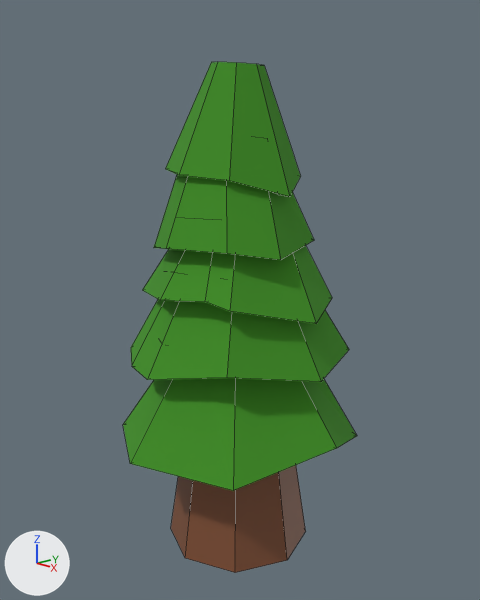
What one commit did to the Blender file Assets/Models/tree3.blend.
The view is the same before and after, from a 50 mm lens placed at (6.43, -5.96, 4.7), pointed at (0.02, 0.02, 2.51). Lighting does not change. The marker at lower left points along +X, +Y and +Z. Mesh edges are drawn as thin lines.

The older version as bpy lines, for what is in view:
```python
me_cylinder = bpy.data.meshes.new('Cylinder')
me_cylinder.from_pydata(...)  # an 8-sided cut cone along z (radius 1.0 at the low end, 0.7 at the high end) spanning x -1.0..1.0, y -1.0..1.0, z -1.0..1.0
me_cylinder.materials.append(mat_material)  # brown #7f4f33
me_cylinder_001 = bpy.data.meshes.new('Cylinder.001')
me_cylinder_001.from_pydata(...)  # 32 vertices, 26 faces; spans x -1.31..1.29, y -1.3..1.24, z -1.48..0.4
me_cylinder_001.materials.append(mat_material_004)  # green #3f9021
me_cylinder_006 = bpy.data.meshes.new('Cylinder.006')
me_cylinder_006.from_pydata(...)  # 32 vertices, 26 faces; spans x -0.86..1.14, y -1.0..1.0, z -1.14..0.1
me_cylinder_006.materials.append(mat_material_004)  # green #3f9021
ob_cylinder = bpy.data.objects.new('Cylinder', me_cylinder)
ob_cylinder.location = (0.0, 0.0, 0.0)
ob_cylinder_001 = bpy.data.objects.new('Cylinder.001', me_cylinder_001)
ob_cylinder_001.location = (0.0, 0.0, 1.8)
ob_cylinder_001.scale = (1.29, 1.29, 1.0)
ob_cylinder_006 = bpy.data.objects.new('Cylinder.006', me_cylinder_006)
ob_cylinder_006.location = (0.05, -0.05, 5.42)
ob_cylinder_006.rotation_euler = (0.000382, 0.0738, -0.00618)  # degrees (0, 4.2, -0.4)
ob_cylinder_006.scale = (0.879, 0.877, 1.21)
# also in view: 'Cylinder.004' at (0.05, -0.01, 3.02); 'Cylinder.005' at (-0.01, -0.08, 3.82); 'Cylinder.002' at (-0.03, -0.02, 2.34)
```
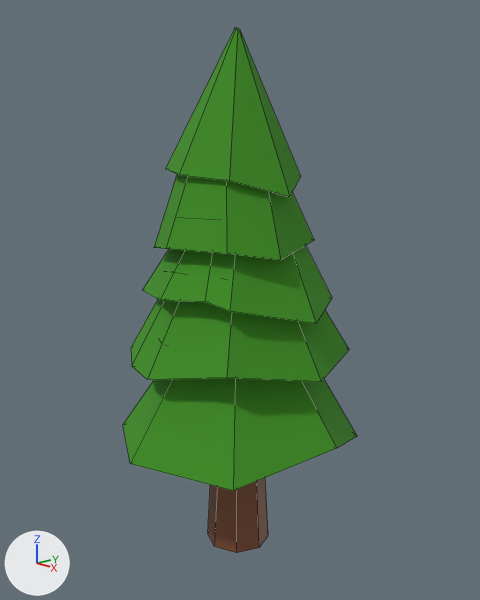
Commit message: changed tree

Changed parts and their boxes [x1, y1, x2, y2] in the pictures (480 x 600 px):
'Cylinder.006', reshaped (26% taller)
    before: [166, 62, 301, 197]
    after: [166, 27, 301, 197]
'Cylinder', rescaled
    before: [171, 465, 305, 573]
    after: [208, 478, 268, 553]

The change in detail:
me_cylinder_006 has 32 vertices, 26 faces and spans x -0.86..1.14, y -1.0..1.0, z -1.14..0.1.
me_cylinder_006 is used by ob_cylinder_006; location (0.05, -0.05, 5.42); rotation (0.000382, 0.0738, -0.00618), in degrees (0, 4.2, -0.4); scale (0.879, 0.877, 1.21).
Part 1, on me_cylinder_006:
Vertex 1 of me_cylinder_006 moves from (0.01, 0.36, 0.1) to (-0.03, 0.03, 0.43) at pixel (239, 29).
Vertex 3 of me_cylinder_006 moves from (0.27, 0.25, 0.1) at pixel (264, 65) to (0.0, 0.02, 0.42) at pixel (240, 30).
Vertex 5 of me_cylinder_006 moves from (0.38, -0.01, 0.1) at pixel (256, 63) to (0.01, -0.01, 0.41) at pixel (239, 30).
Vertex 7 of me_cylinder_006 moves from (0.27, -0.27, 0.1) at pixel (236, 62) to (0.0, -0.04, 0.42) at pixel (237, 30).
Vertex 9 of me_cylinder_006 moves from (0.01, -0.38, 0.1) at pixel (217, 61) to (-0.03, -0.05, 0.43) at pixel (235, 28).
Vertex 11 of me_cylinder_006 moves from (-0.26, -0.27, 0.1) at pixel (211, 62) to (-0.05, -0.04, 0.44) at pixel (234, 27).
Vertex 13 of me_cylinder_006 moves from (-0.37, -0.01, 0.1) to (-0.07, -0.01, 0.45) at pixel (235, 27).
Vertex 15 of me_cylinder_006 moves from (-0.26, 0.25, 0.1) to (-0.05, 0.02, 0.44) at pixel (237, 28).
Object 'Cylinder' (ob_cylinder) is rescaled from (1.0, 1.0, 1.0) to (0.453, 0.453, 1.08).
